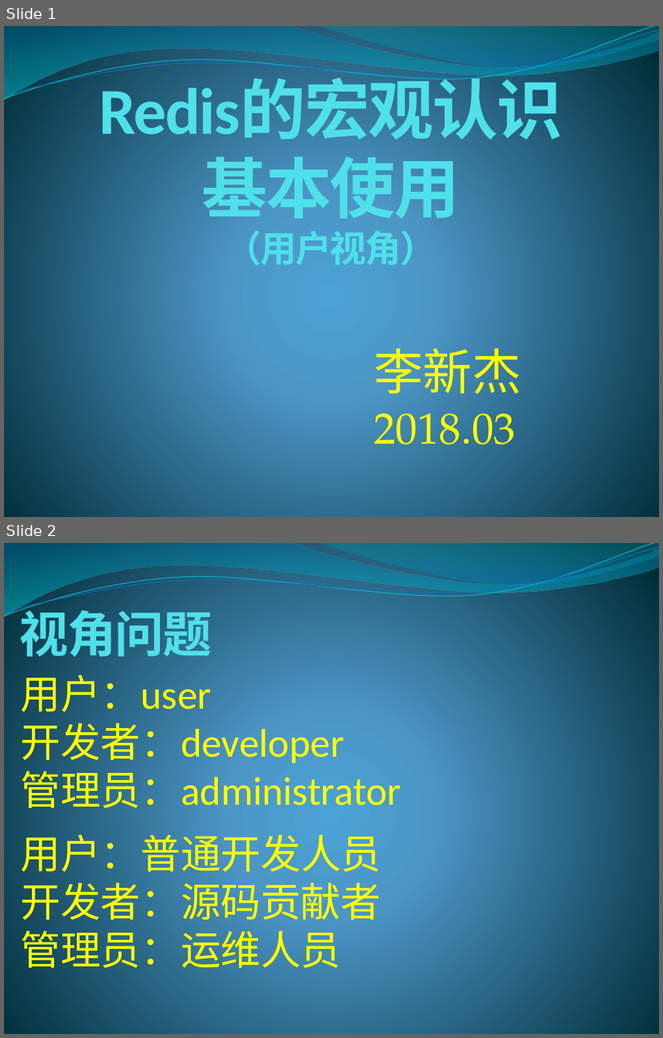
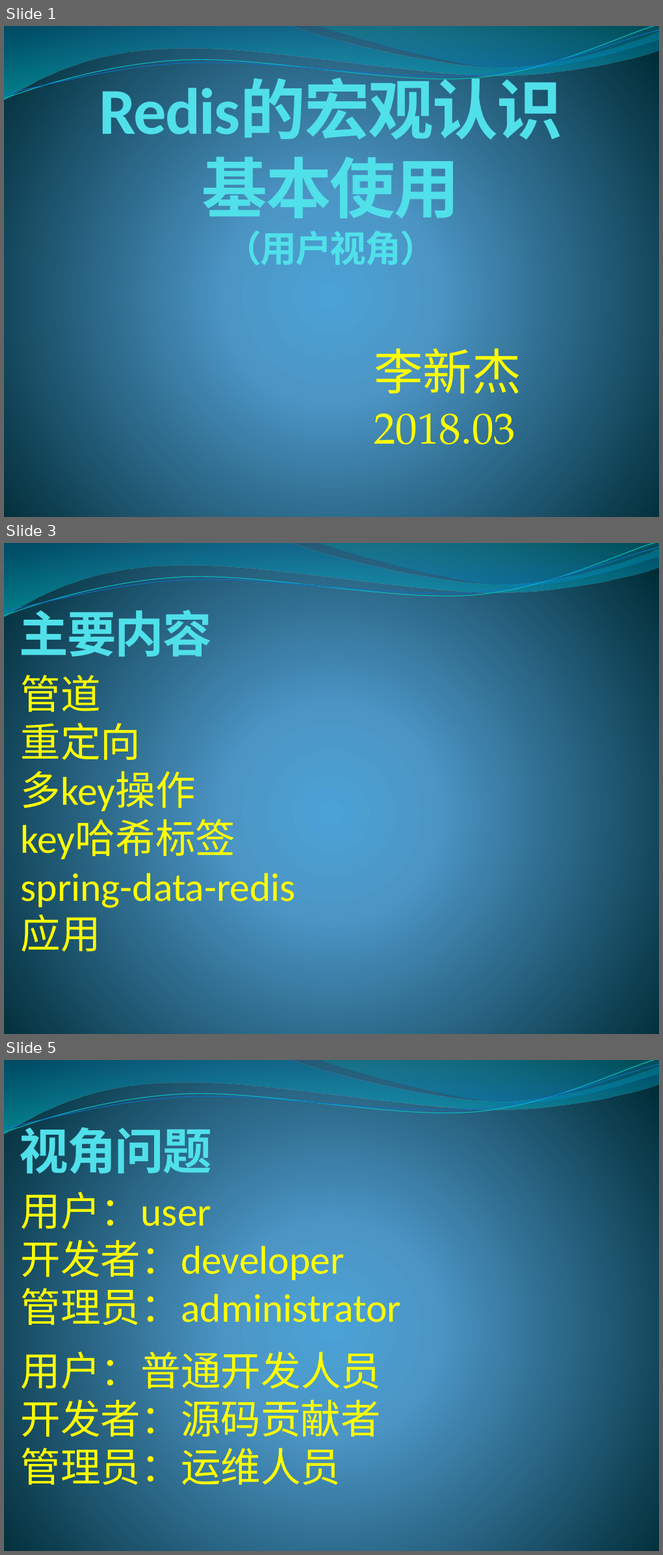
Before and after one commit to lixinjie1985/redis, a slide deck: docs/redis-01.pptx. Shown one above the other, each under a label of ours: slides 1 and 2 before the commit, slides 1, 3 and 5 after it; the slides between them are not shown. The pictures are 663x1038 and 663x1555 pixels, drawn with LibreOffice and Linux fonts; fonts in the diff are those of the drawing. Boxes give left, top, right and bottom in pixels: in the first picture for what was removed or moved away, otherwise in the second. Text is boxed around its words. In the diff, an @@ line names an element or a change of style, - is before the commit and + after.

```diff
--- a/docs/redis-01.pptx
+++ b/docs/redis-01.pptx
@@ slide 3 added at bbox=[4, 543, 659, 1034], background gradient #4AA0D6 to #4C98C7 to #002C38; not listed: 4 template elements that a slide beside it also shows @@
@@ title added at bbox=[20, 601, 212, 664], 54 pt, text #51E0EA, bold @@
+主要内容
@@ text added at bbox=[21, 675, 296, 952], 44 pt, text #FFFF00 @@
+管道
+重定向
+多key操作
+key哈希标签
+spring-data-redis
+应用
@@ what was slide 2 is now slide 5 @@
```
Also in this commit, not shown: 1 slide changed, 5 other slides added.
